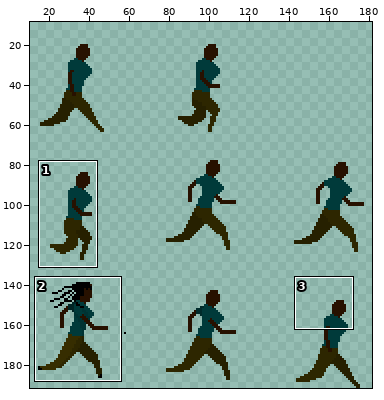
Sprite sheet: gdx-game-android/assets/runninggwip.png. Above, an overview of the earlier version with the close-up marked.
Close-up. Before the edit:
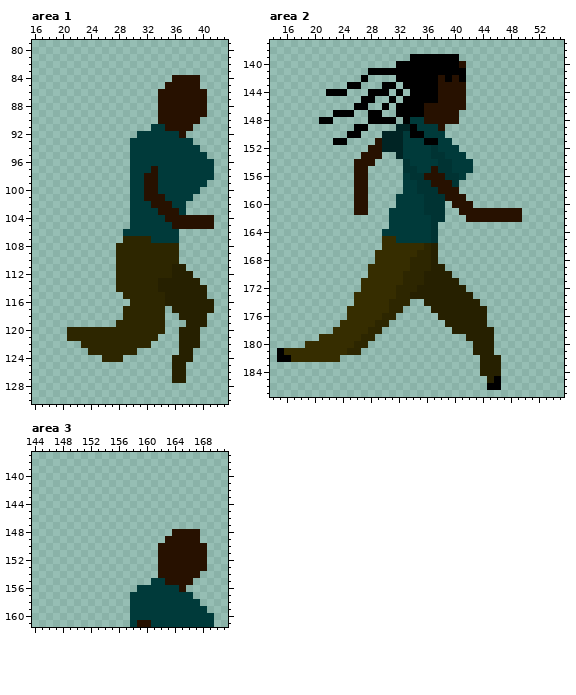
The file is 192x192 pixels. Colours within 5 levels of each other are drawn and written as one. Shown: area 1: x 16..43, y 79..130; area 2: x 14..55, y 137..187; area 3: x 144..171, y 137..161. The wide view leaves out empty margins. The commit also changed other parts of the picture, which this record leaves out.
Once edited:
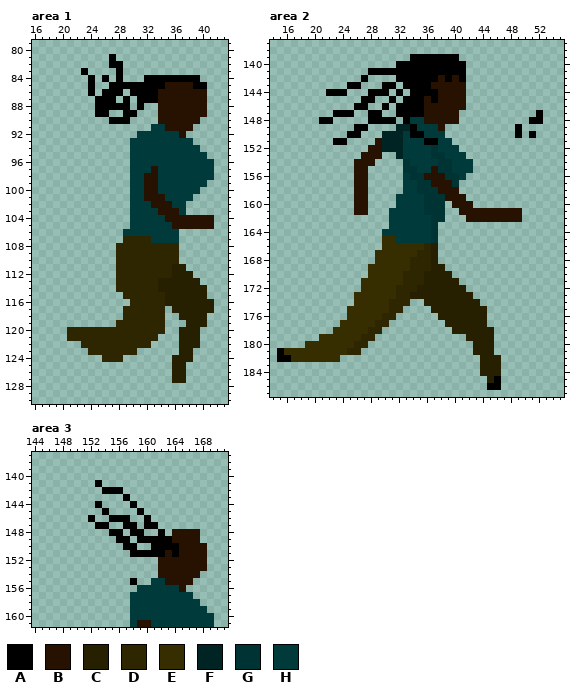
Palette (. is transparent): A #000000  B #271100  C #262000  D #2d2600  E #362d00  F #002424  G #003333  H #003a3a
Diff:
Area 1:
There is now colour A in row 81 at x 27; in row 82 at x 27 to 28; in row 83 at x 23 and 28; in row 84 at x 24, 26, 28 and 32 to 35; in row 85 at x 24, 27 to 34 and 40; in row 86 at x 24, 26 to 28 and 30 to 33.
There is now colour A in row 87 at x 25 to 27, 29 and 31 to 33; in row 88 at x 25 to 29 and 31; in row 89 at x 25 to 26 and 29 to 30; in row 90 at x 27 to 29.
The edit turns colour B into colour A in row 84 at x 36 to 39; in row 85 at x 39.
Area 2:
There is now colour A in row 147 at x 52; in row 148 at x 51 to 52; in row 149 at x 49; in row 150 at x 49 and 51.
The edit turns colour B into colour A in row 140 at x 41.
The edit turns colour A into colour B in row 143 at x 37; in row 145 at x 36.
Area 3:
There is now colour A in row 141 at x 153; in row 142 at x 154 to 156; in row 143 at x 157; in row 144 at x 153 and 158; in row 145 at x 154 and 159; in row 146 at x 152, 155 to 157 and 160.
There is now colour A in row 147 at x 153 to 154, 157 to 158 and 160 to 161; in row 148 at x 155 to 156, 158 to 159 and 162; in row 149 at x 156 to 157 and 159 to 162; in row 150 at x 157 to 158 and 161; in row 151 at x 158 to 161; in row 155 at x 158.
The edit turns colour B into colour A in row 149 at x 163; in row 150 at x 162 to 164; in row 151 at x 162 and 164.
Boxes around the changes in both close-ups, in picture pixels (x1, y1, x2, y2):
changed: (81, 54, 207, 124)
changed: (459, 61, 466, 68)
changed: (424, 82, 438, 103)
added: (515, 110, 543, 138)
changed: (88, 480, 179, 557)
added: (130, 578, 137, 585)
